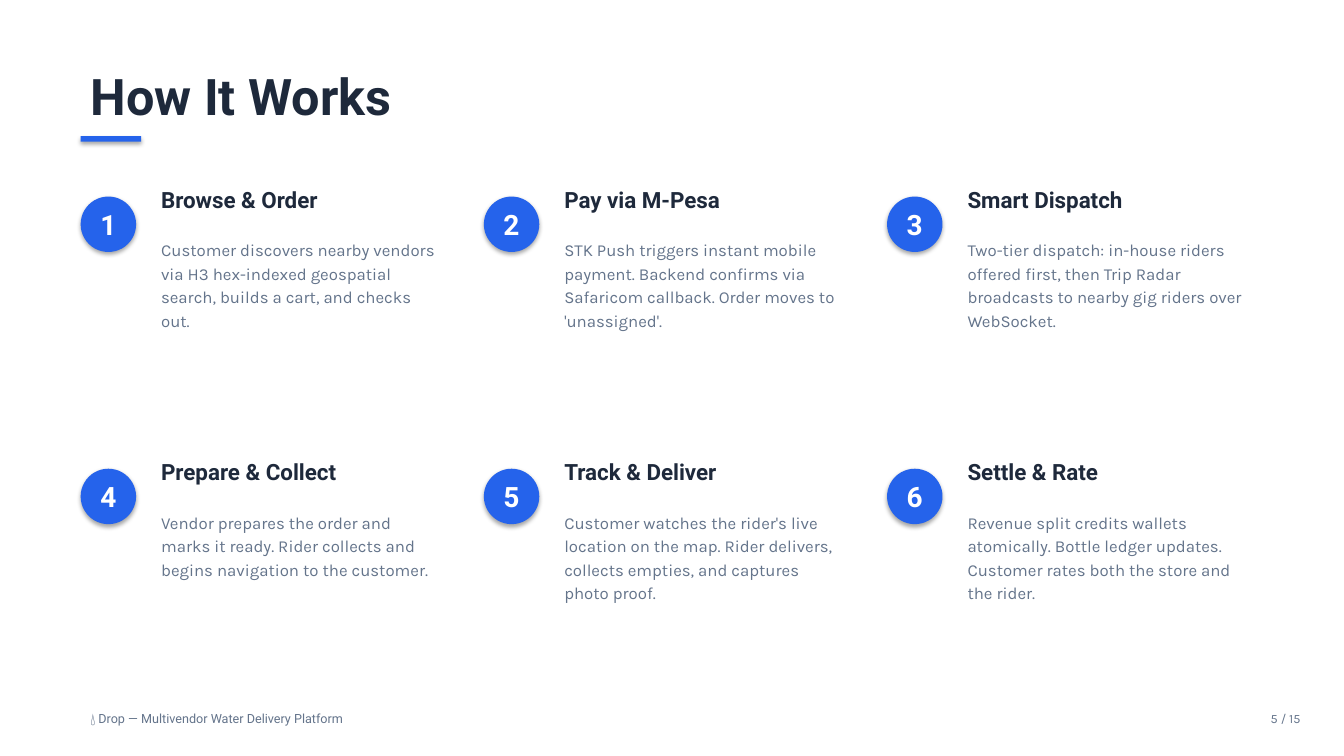
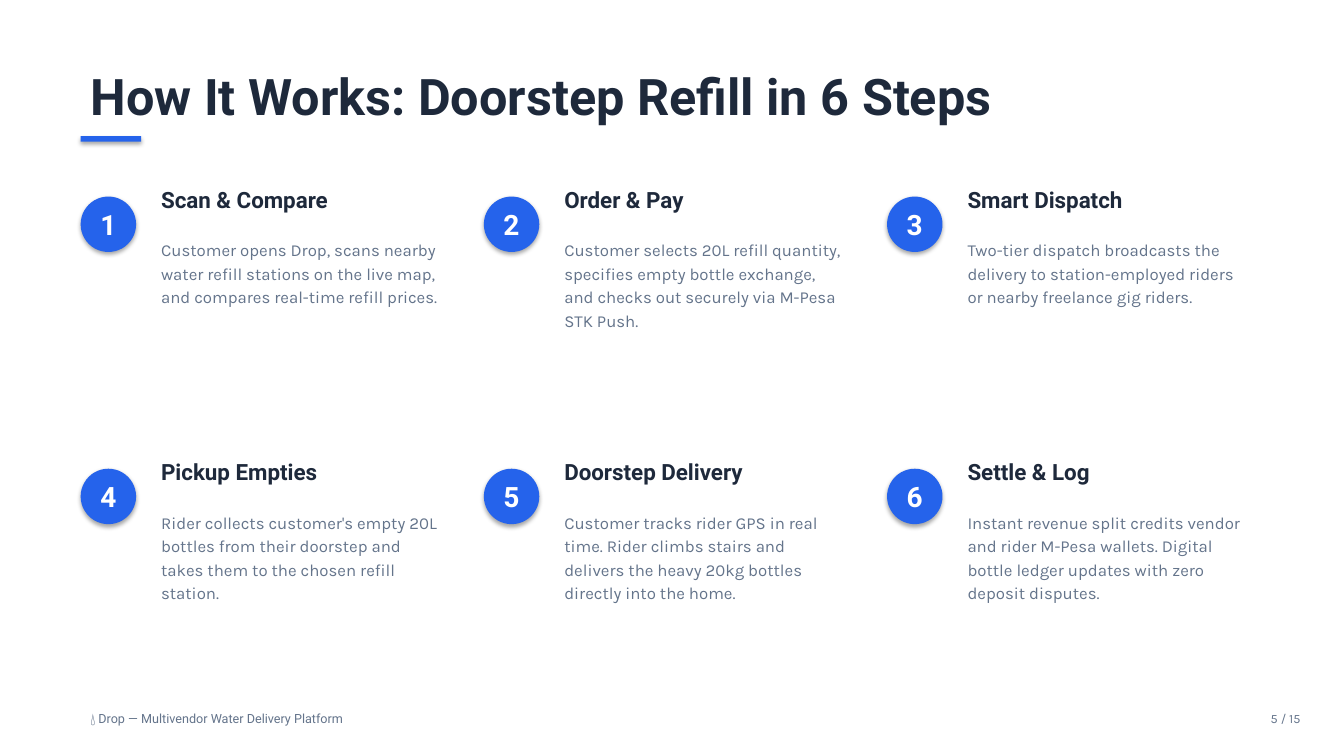
Before and after one commit to WinterJackson/drop-water-delivery-app, a slide deck: slide 5 of Drop_Pitch_Deck.pptx. Drawn at 1344x756 pixels with LibreOffice and Linux fonts; fonts in the diff are those of the drawing. Boxes give left, top, right and bottom in pixels: in the first picture for what was removed or moved away, otherwise in the second. Text is boxed around its words. In the diff, an @@ line names an element or a change of style, - is before the commit and + after.

Commit message:
feat(pitch-deck): center problem and solution on water refill station logistics and 20kg doorstep delivery

```diff
--- a/Drop_Pitch_Deck.pptx
+++ b/Drop_Pitch_Deck.pptx
@@ text at (91, 76, 991, 126): text changed @@
-How It Works
+How It Works: Doorstep Refill in 6 Steps
@@ text at (161, 192, 328, 213): text changed @@
-Browse & Order
+Scan & Compare
@@ text at (564, 191, 683, 213): text changed @@
-Pay via M-Pesa
+Order & Pay
@@ text at (161, 244, 437, 307): text changed @@
-Customer discovers nearby vendors via H3 hex-indexed geospatial search, builds a cart, and checks out.
+Customer opens Drop, scans nearby water refill stations on the live map, and compares real-time refill prices.
@@ text at (564, 244, 840, 327): text changed @@
-STK Push triggers instant mobile payment. Backend confirms via Safaricom callback. Order moves to 'unassigned'.
+Customer selects 20L refill quantity, specifies empty bottle exchange, and checks out securely via M-Pesa STK Push.
@@ text at (968, 244, 1233, 307): text changed @@
-Two-tier dispatch: in-house riders offered first, then Trip Radar broadcasts to nearby gig riders over WebSocket.
+Two-tier dispatch broadcasts the delivery to station-employed riders or nearby freelance gig riders.
@@ text at (161, 463, 318, 485): text changed @@
-Prepare & Collect
+Pickup Empties
@@ text at (564, 463, 742, 485): text changed @@
-Track & Deliver
+Doorstep Delivery
@@ text at (968, 463, 1089, 485): text changed @@
-Settle & Rate
+Settle & Log
@@ text at (161, 517, 437, 599): text changed @@
-Vendor prepares the order and marks it ready. Rider collects and begins navigation to the customer.
+Rider collects customer's empty 20L bottles from their doorstep and takes them to the chosen refill station.
@@ text at (564, 517, 818, 603): text changed @@
-Customer watches the rider's live location on the map. Rider delivers, collects empties, and captures photo proof.
+Customer tracks rider GPS in real time. Rider climbs stairs and delivers the heavy 20kg bottles directly into the home.
@@ text at (968, 517, 1240, 603): text changed @@
-Revenue split credits wallets atomically. Bottle ledger updates. Customer rates both the store and the rider.
+Instant revenue split credits vendor and rider M-Pesa wallets. Digital bottle ledger updates with zero deposit disputes.
```
Also in this commit, not shown: 3 other slides changed.
